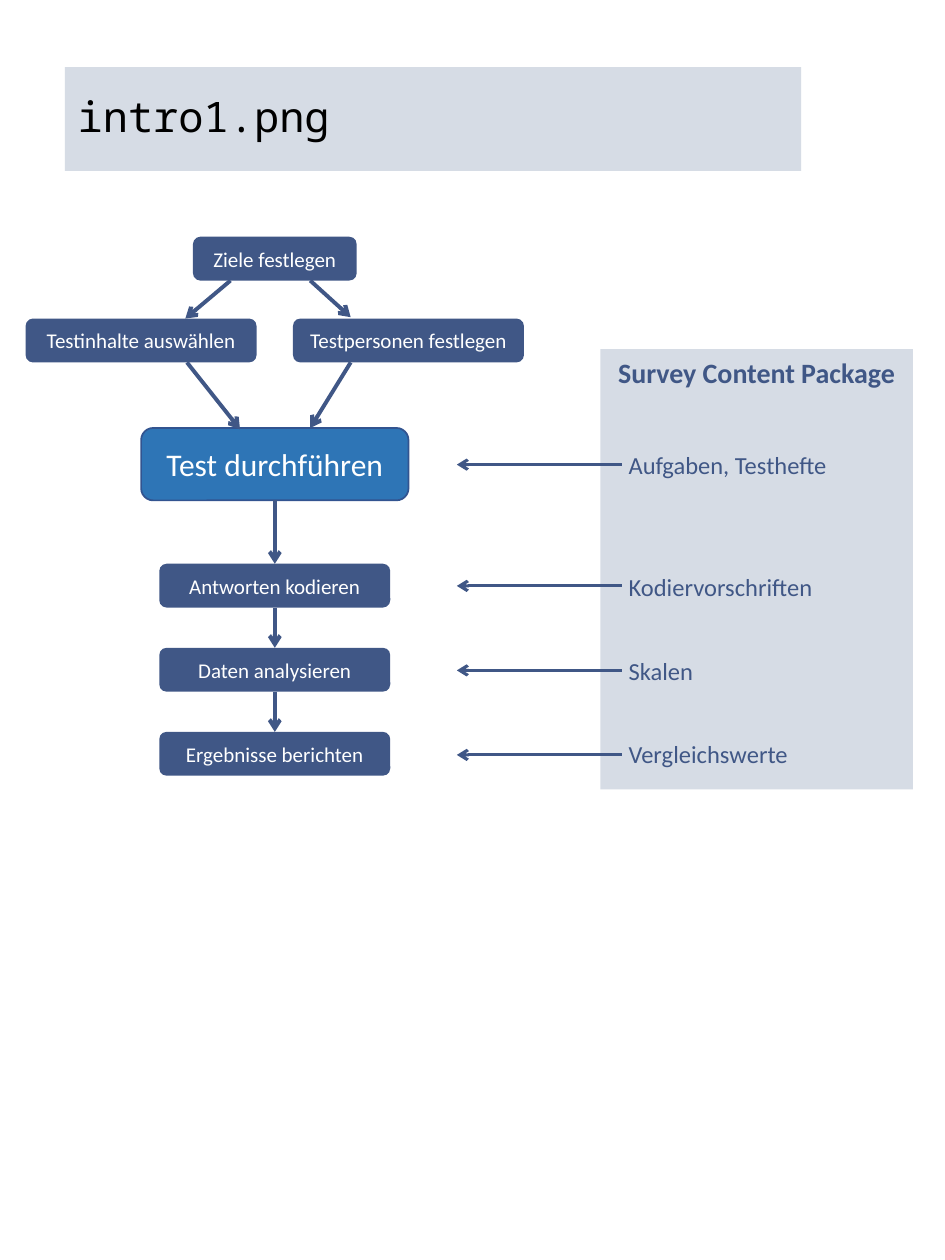
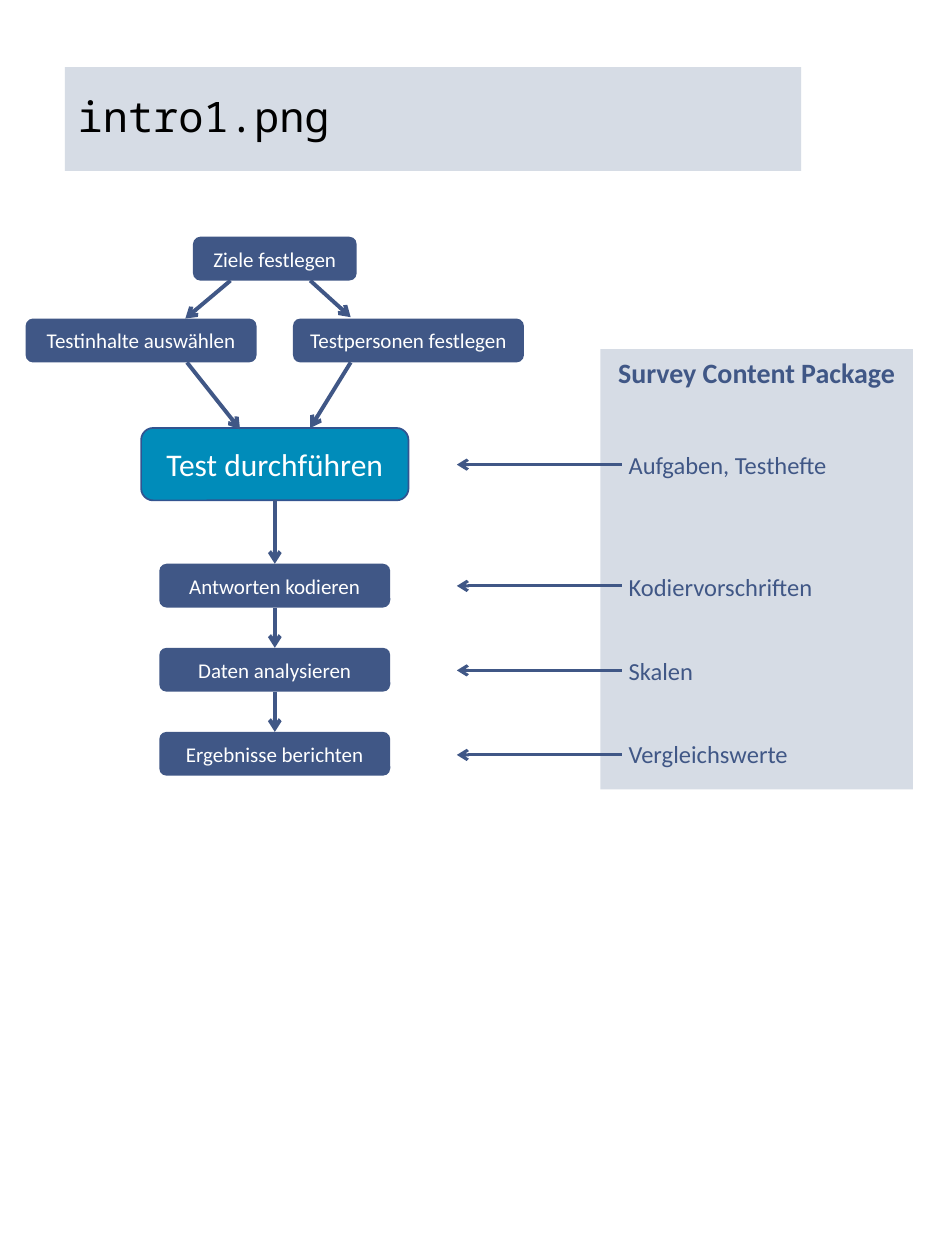
Before and after one commit to iqb-berlin/rising-stars, a slide deck: slide 2 of figures.pptx. Drawn at 945x1260 pixels with LibreOffice and Linux fonts; fonts in the diff are those of the drawing. Boxes give left, top, right and bottom in pixels: in the first picture for what was removed or moved away, otherwise in the second. Text is boxed around its words. In the diff, an @@ line names an element or a change of style, - is before the commit and + after.

```diff
--- a/figures.pptx
+++ b/figures.pptx
@@ rounded rectangle "Test durchführen" at box(141, 428, 408, 500): fill #2E75B6 to #008CBA @@
```
Also in this commit, not shown: 2 other slides changed, 1 slide added, 6 other files.
